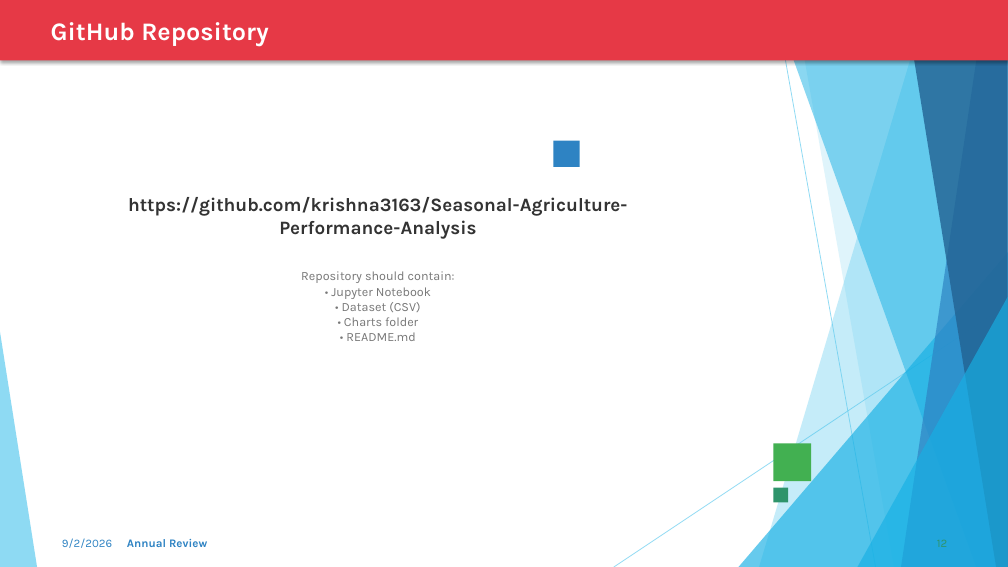
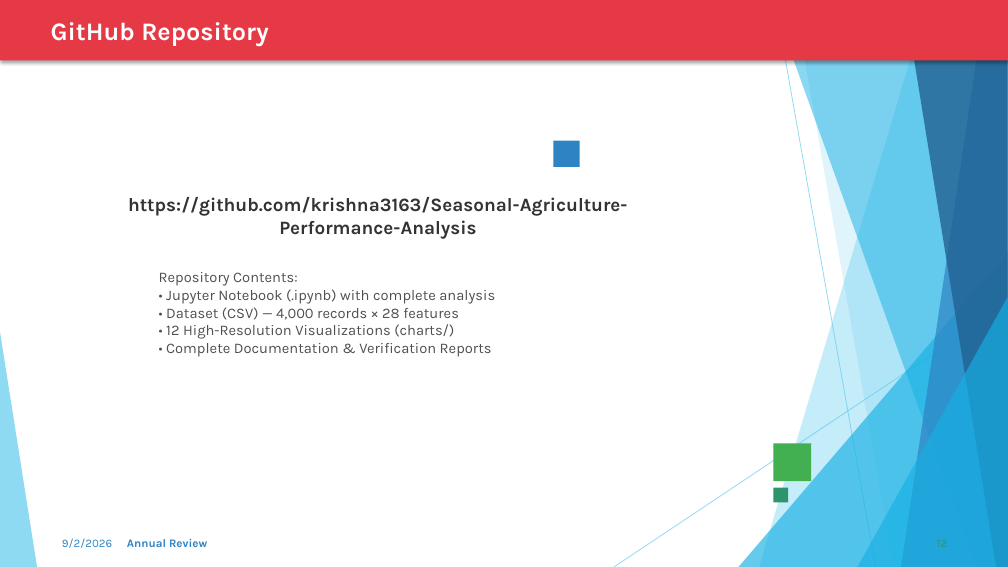
Before and after one commit to krishna3163/Seasonal-Agriculture-Performance-Analysis, a slide deck: slide 12 of VOIS_Project_PPT.pptx. Drawn at 1008x567 pixels with LibreOffice and Linux fonts; fonts in the diff are those of the drawing. Boxes give left, top, right and bottom in pixels: in the first picture for what was removed or moved away, otherwise in the second. Text is boxed around its words. In the diff, an @@ line names an element or a change of style, - is before the commit and + after.

```diff
--- a/VOIS_Project_PPT.pptx
+++ b/VOIS_Project_PPT.pptx
@@ text at <box>159,272,495,357</box>: text changed; size 12 to 14 pt; text colour #777777 to #505050 @@
-Repository should contain:
-• Jupyter Notebook
-• Dataset (CSV)
-• Charts folder
-• README.md
+Repository Contents:
+• Jupyter Notebook (.ipynb) with complete analysis
+• Dataset (CSV) — 4,000 records × 28 features
+• 12 High-Resolution Visualizations (charts/)
+• Complete Documentation & Verification Reports
```
Also in this commit, not shown: 2 other slides changed, 5 other files.
